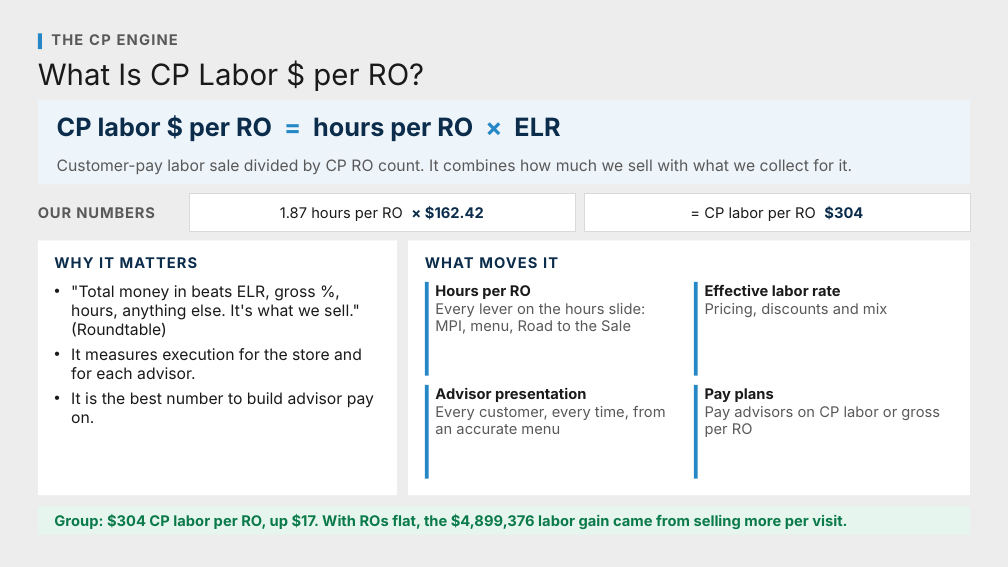
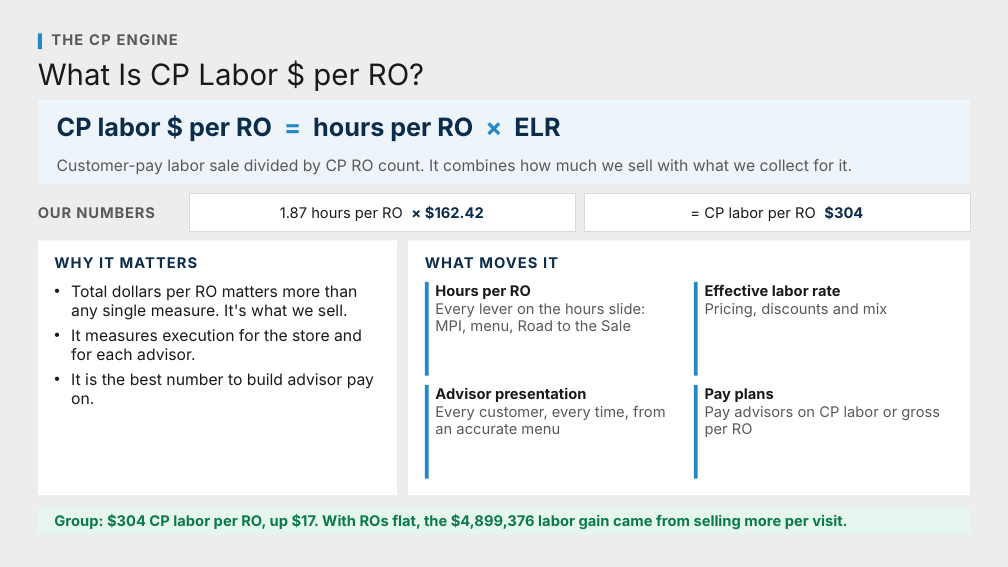
Before and after one commit to Ndresner/Noah, a slide deck: slide 55 of day2-deck/decks/Fixed Ops - Day 2 Example Test Deck.pptx. Drawn at 1008x567 pixels with LibreOffice and Linux fonts; fonts in the diff are those of the drawing. Boxes give left, top, right and bottom in pixels: in the first picture for what was removed or moved away, otherwise in the second. Text is boxed around its words. In the diff, an @@ line names an element or a change of style, - is before the commit and + after.

```diff
--- a/day2-deck/decks/Fixed Ops - Day 2 Example Test Deck.pptx
+++ b/day2-deck/decks/Fixed Ops - Day 2 Example Test Deck.pptx
@@ text at box(71, 285, 358, 320): text changed @@
-• "Total money in beats ELR, gross %, hours, anything else. It's what we sell." (Roundtable)
+• Total dollars per RO matters more than any single measure. It's what we sell.
```
Also in this commit, not shown: 1 other slide changed, 4 other files.
